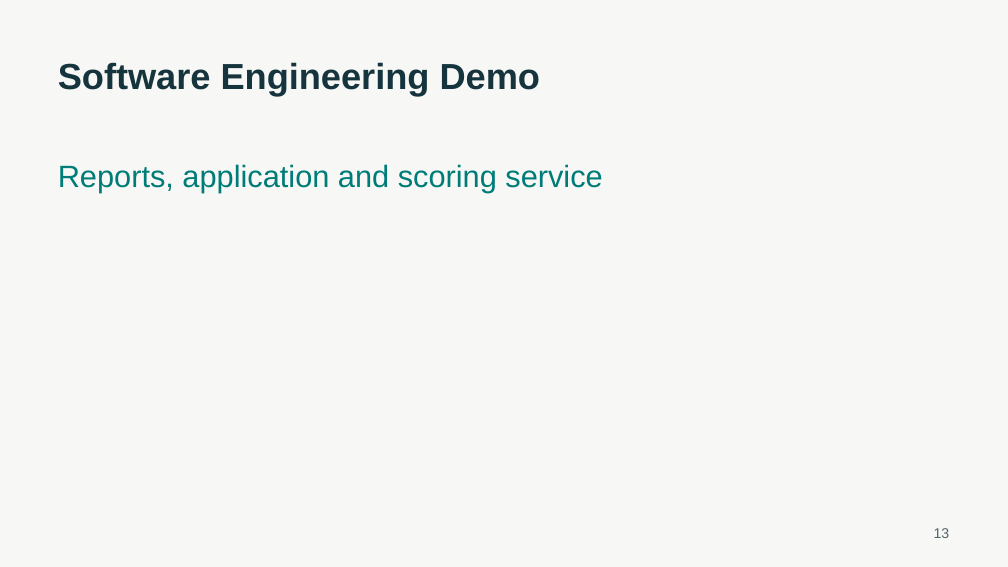
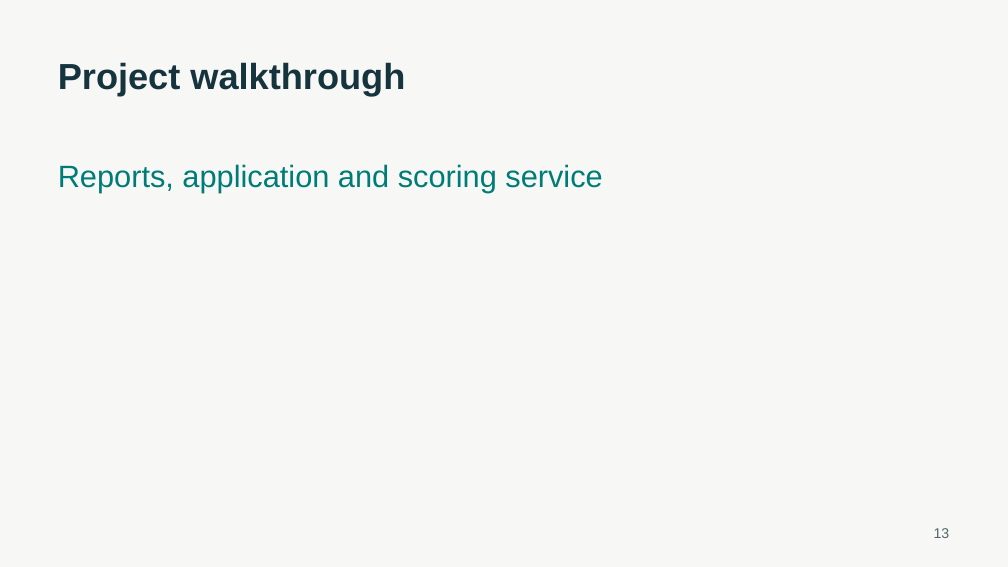
Before and after one commit to ca34525/Kidney-Biopsy-Rejection-Classifier, a slide deck: slide 13 of presentation/unos_kidney_biopsy.pptx. Drawn at 1008x567 pixels with LibreOffice and Linux fonts; fonts in the diff are those of the drawing. Boxes give left, top, right and bottom in pixels: in the first picture for what was removed or moved away, otherwise in the second. Text is boxed around its words. In the diff, an @@ line names an element or a change of style, - is before the commit and + after.

```diff
--- a/presentation/unos_kidney_biopsy.pptx
+++ b/presentation/unos_kidney_biopsy.pptx
@@ text at (x1=58, y1=62, x2=405, y2=96): text changed @@
-Software Engineering Demo
+Project walkthrough
```
Also in this commit, not shown: 7 other files.
